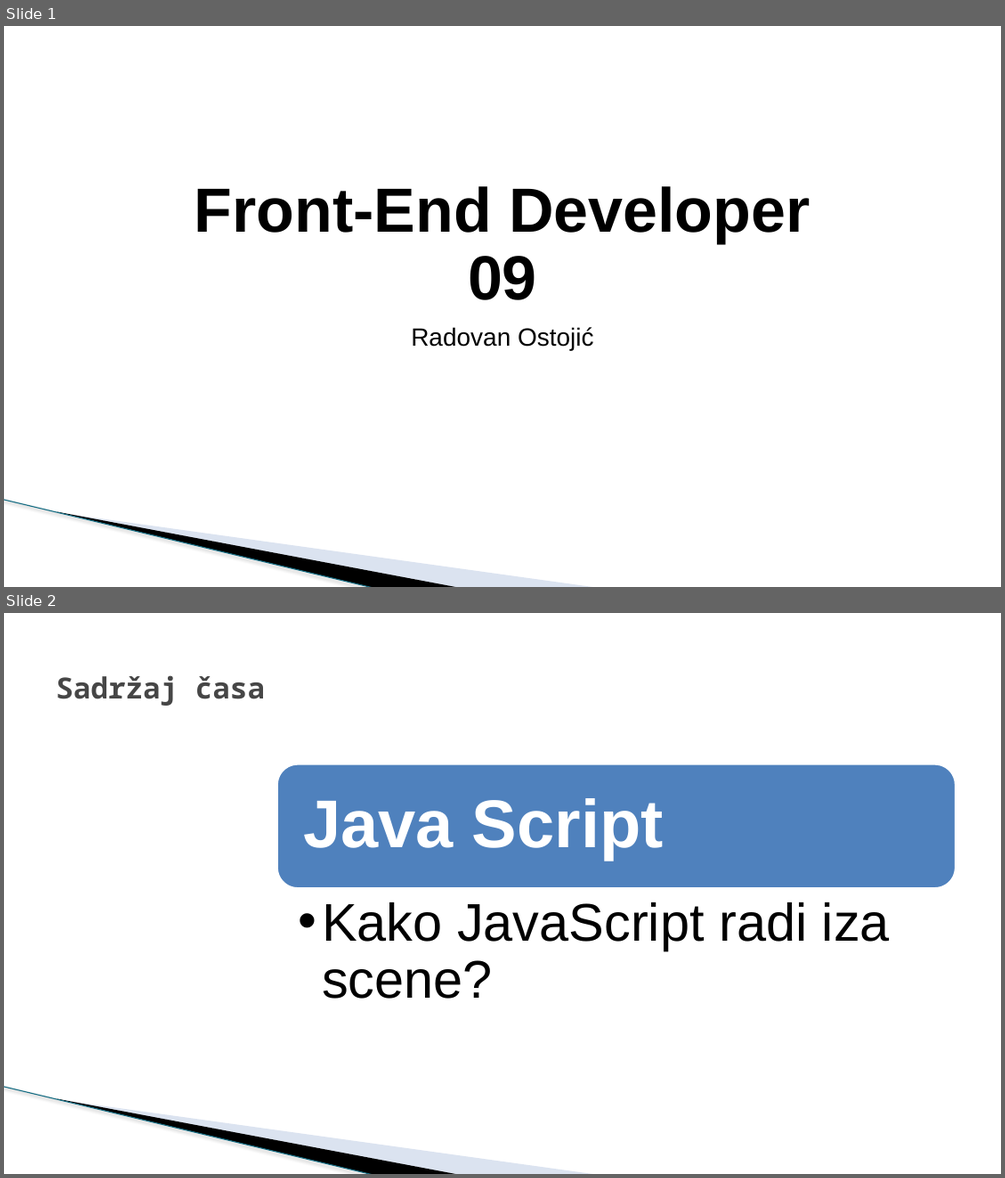
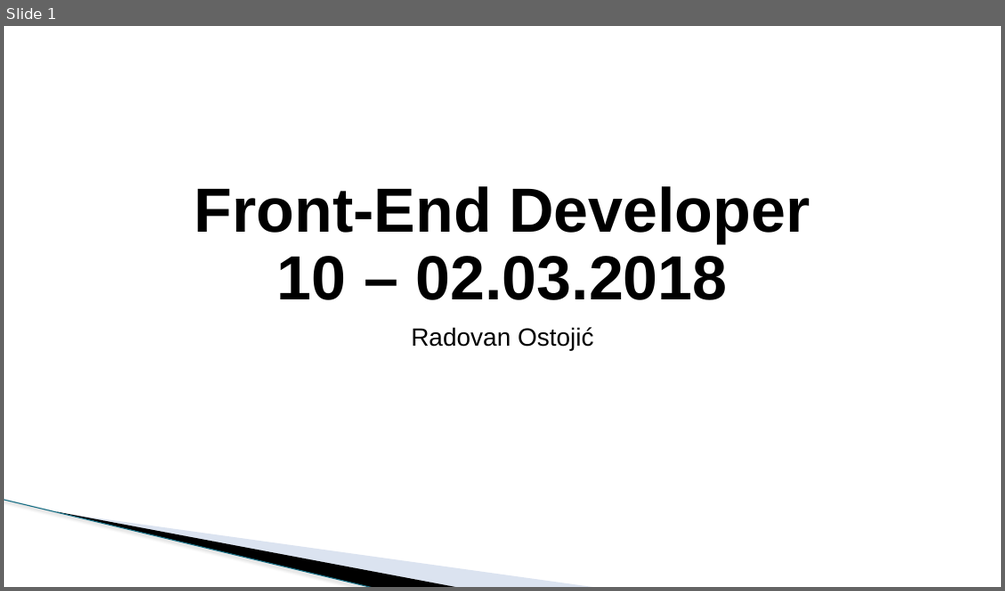
Before and after one commit to todalexcode/kurs-front-end, a slide deck: sesija-10/PPT/Front-End Developer-10.pptx. Shown one above the other, each under a label of ours: slides 1 and 2 before the commit, slide 1 after it. The pictures are 1005x1178 and 1005x591 pixels, drawn with LibreOffice and Linux fonts; fonts in the diff are those of the drawing; background and template pictures are left out. Boxes give left, top, right and bottom in pixels: in the first picture for what was removed or moved away, otherwise in the second. Text is boxed around its words. In the diff, an @@ line names an element or a change of style, - is before the commit and + after.

```diff
--- a/sesija-10/PPT/Front-End Developer-10.pptx
+++ b/sesija-10/PPT/Front-End Developer-10.pptx
@@ slide 2 removed at <box>4,613,1001,1174</box>, background #FFFFFF; not listed: 3 template elements that a slide beside it also shows @@
@@ text removed at <box>56,675,265,706</box> @@
-Sadržaj časa
@@ rounded rectangle removed at <box>277,764,956,888</box> @@
@@ text removed at <box>303,798,663,860</box> @@
-Java Script
@@ text removed at <box>322,902,890,998</box> @@
-  •• Kako JavaScript radi iza scene?
@@ slide 1 changed as well @@
@@ title at <box>194,186,809,300</box>: text changed @@
-Front-End Developer
-09
+Front-End Developer
+10 – 02.03.2018
```
Also in this commit, not shown: 3 other slides changed, 8 slides added, 12 other slides removed, 13 other files.
